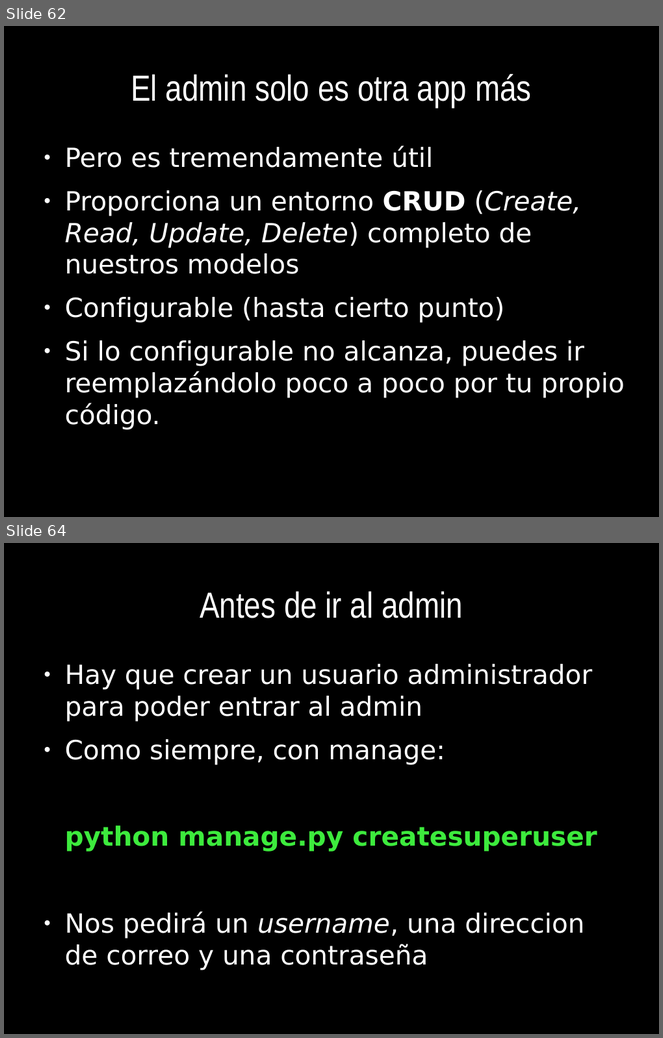
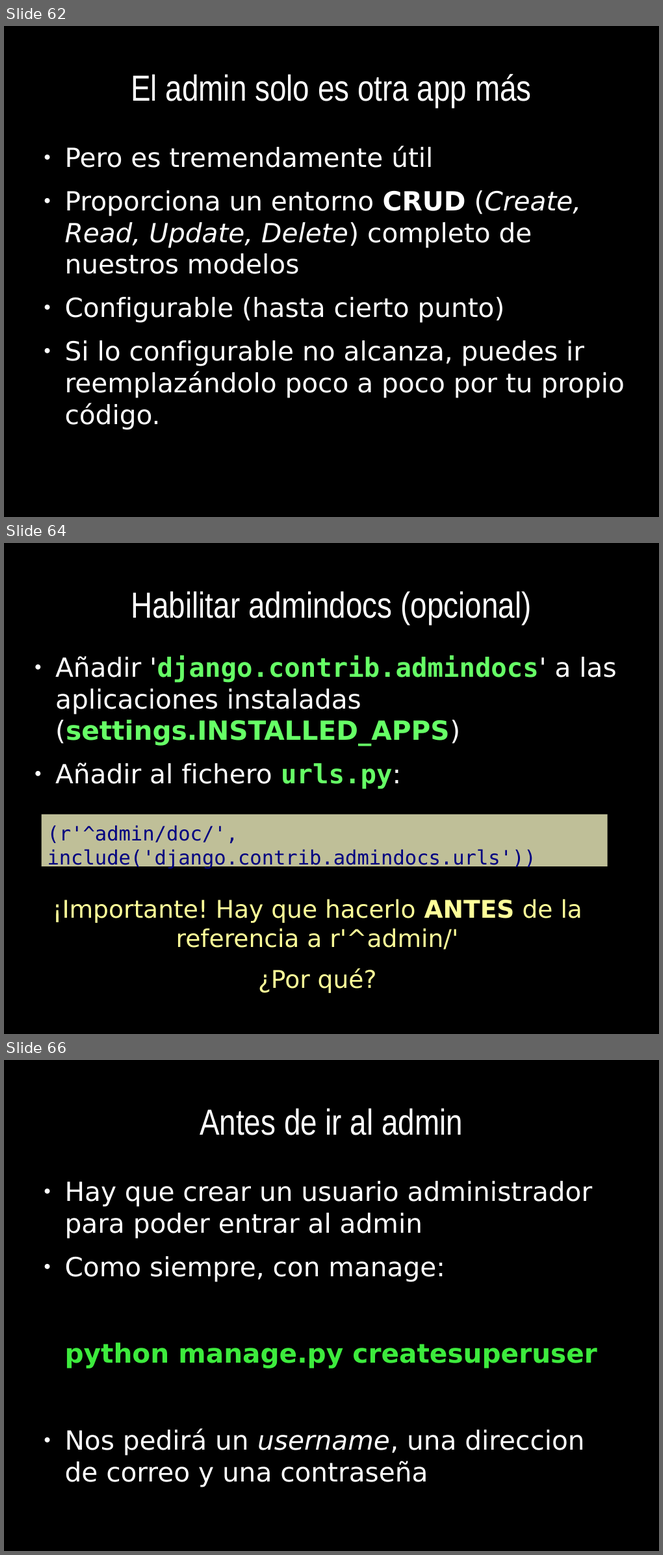
Before and after one commit to euribates/curso-django, a slide deck: presentacion/curso_django.odp. Shown one above the other, each under a label of ours: slides 62 and 64 before the commit, slides 62, 64 and 66 after it; the slides between them are not shown. The pictures are 663x1038 and 663x1555 pixels, drawn with LibreOffice and Linux fonts; fonts in the diff are those of the drawing. Boxes give left, top, right and bottom in pixels: in the first picture for what was removed or moved away, otherwise in the second. Text is boxed around its words. In the diff, an @@ line names an element or a change of style, - is before the commit and + after.

```diff
--- a/presentacion/curso_django.odp
+++ b/presentacion/curso_django.odp
@@ slide 64 added at (4,543,659,1034), background #000000 @@
@@ title added at (131,591,531,624), 44 pt, text #FFFFFF @@
+Habilitar admindocs (opcional)
@@ text added at (55,655,616,789), 32 pt, text #66FF66, bold @@
+● Añadir 'django.contrib.admindocs' a las aplicaciones instaladas (settings.INSTALLED_APPS)
+● Añadir al fichero urls.py:
@@ rectangle added at (42,815,608,867), fill #FFFFCC at 75% opacity, 24 pt, text #000080 @@
+(r'^admin/doc/', include('django.contrib.admindocs.urls'))
@@ text added at (53,899,582,993), 29.6 pt, text #FFFF99 @@
+¡Importante! Hay que hacerlo ANTES de la referencia a r'^admin/'
+¿Por qué?
@@ what was slide 64 is now slide 66 @@
```
Also in this commit, not shown: 2 slides changed, 1 other slide added, 6 other files.
